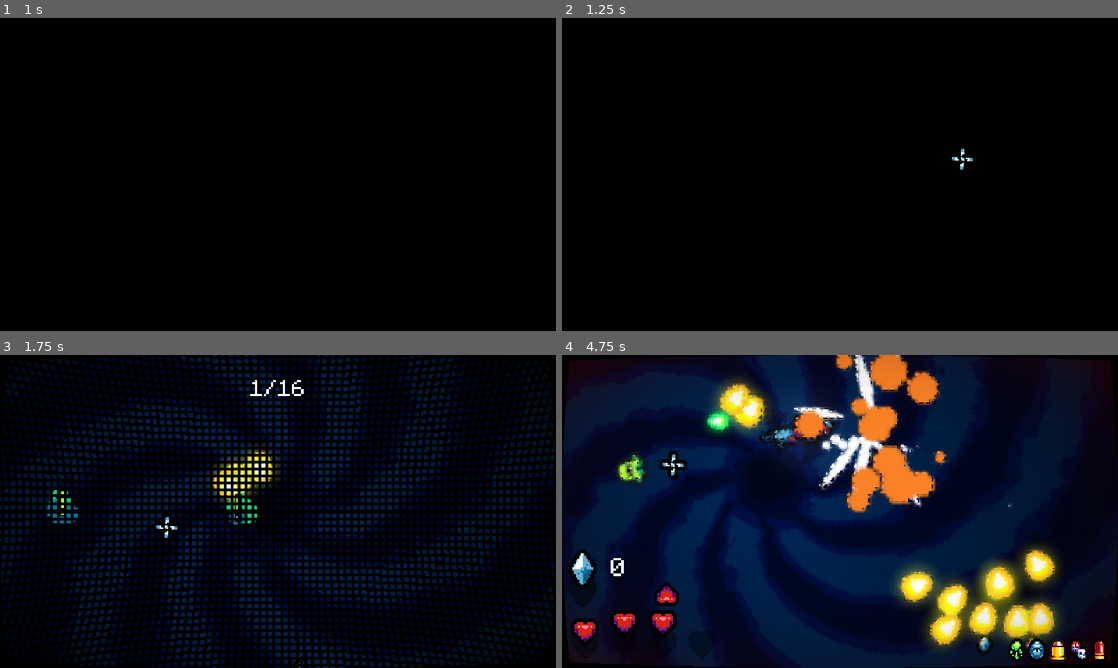
Above: before the commit, frames 1-4 (two rows, left to right).
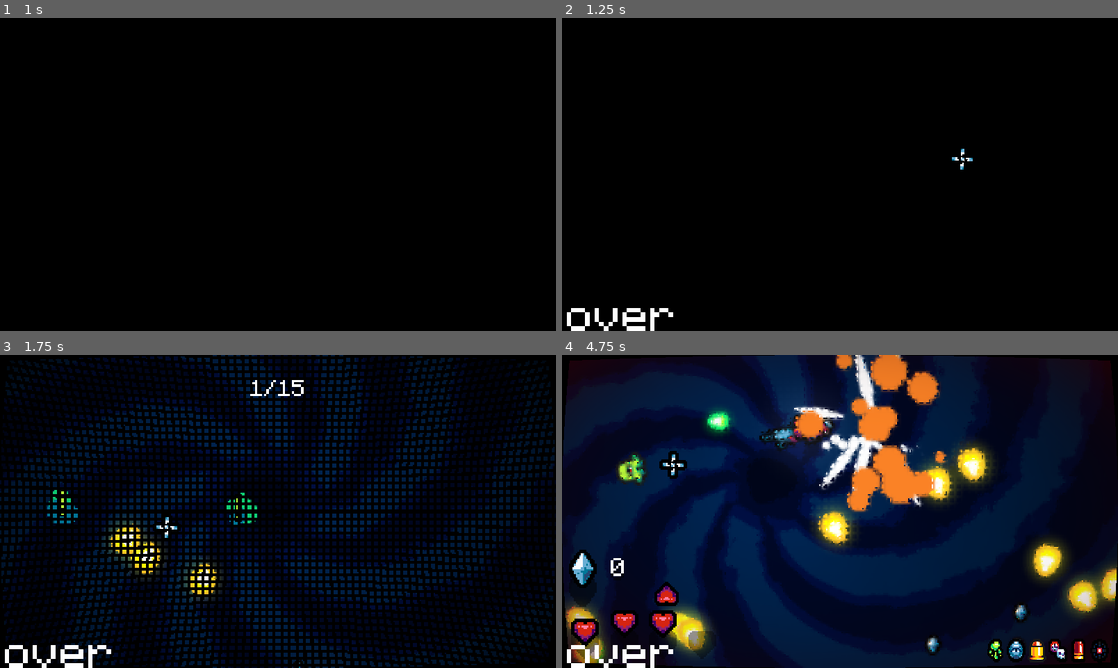
Above: after the commit, the same moments.

Repository: nemene21/gmtk-2023
Game: Godot game, scene res://scenes/menu/menu.tscn
Two runs of this game, one before a commit and one after it. Both use one fixed random seed, a clock stepped at 60 frames per second and the inputs below.
Inputs (mouse positions are in pixels of both pictures, inside the frame that each line leads up to):
- Up to frame 1 (1 s): tap Space (space) at 0.5, 0.6 s; move the mouse to (400, 158) at 0.52 s; hold D (right) from 0.53 s (still down)
- Up to frame 2 (1.25 s): keep holding D (right)
- Up to frame 3 (1.75 s): tap R (restart) at 1.25 s; move the mouse to (166, 527) at 1.27 s; release D (right) at 1.28 s; hold S (down) from 1.28 s (still down); click (166, 527) at 1.35 s; tap Space (space) at 1.55 s
- Up to frame 4 (4.75 s): tap R (restart) at 2, 2.75, 3.5, 4.15, 4.25 s; move the mouse to (895, 442) at 2.02 s; release S (down) at 2.03 s; hold D (right) 2.03-2.78 s; tap Space (space) at 2.1, 2.85, 3.8, 4.35 s; move the mouse to (812, 574) at 2.77 s; hold W (up) 2.78-3.53 s; move the mouse to (1006, 558) at 3.52 s; press the mouse at (1006, 558) at 3.53 s; hold A (left) from 3.53 s (still down); move the mouse to (673, 464) at 4.27 s; release the mouse at (673, 464) at 4.28 s

Frame 1 is identical in both runs. In frame 2, 0.5% of the frame differs, in the area x 0-20%, y 92-100%; in frame 3, 2.0%; in frame 4, 14%, in the area x 0-100%, y 0-100%.

Commit message:
fixes

Diff:
--- a/scenes/main.gd
+++ b/scenes/main.gd
@@ -35,11 +35,11 @@
 		add_child(money)
 
 func new_wave():
-	if wave == 16:
+	if wave == 15:
 		won()
 		return
 
-	$ui/wave_on.text = str(wave) + "/16"
+	$ui/wave_on.text = str(wave) + "/15"
 	$ui/wave_on/AnimationPlayer.play("show")
 
 	var points := 200 * wave + 100
--- a/scenes/main.tscn
+++ b/scenes/main.tscn
@@ -321,7 +321,7 @@
 anchor_right = 1.0
 anchor_bottom = 1.0
 offset_left = -960.0
-offset_right = -960.0
+offset_bottom = 540.0
 grow_horizontal = 2
 grow_vertical = 2
 mouse_filter = 2
--- a/scenes/player/player.gd
+++ b/scenes/player/player.gd
@@ -21,7 +21,7 @@
 func _ready() -> void:
 	var items = Items.items.keys()
 	items.shuffle()
-	for i in 5:
+	for i in 6:
 		player_data.add_item(items.pop_front())
 	Global.player = self
 
